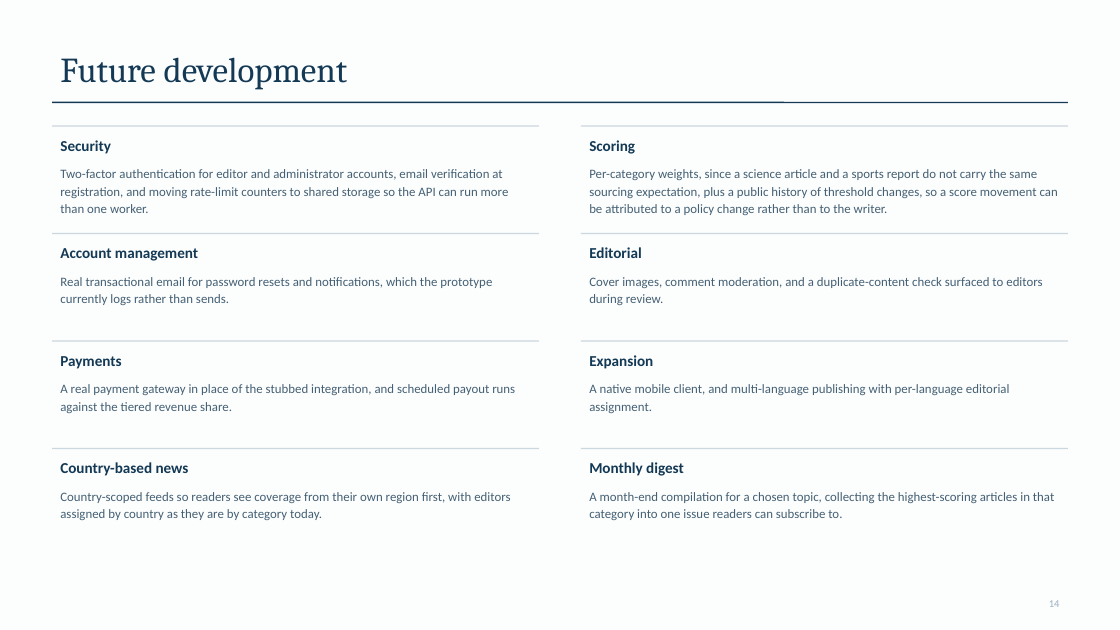
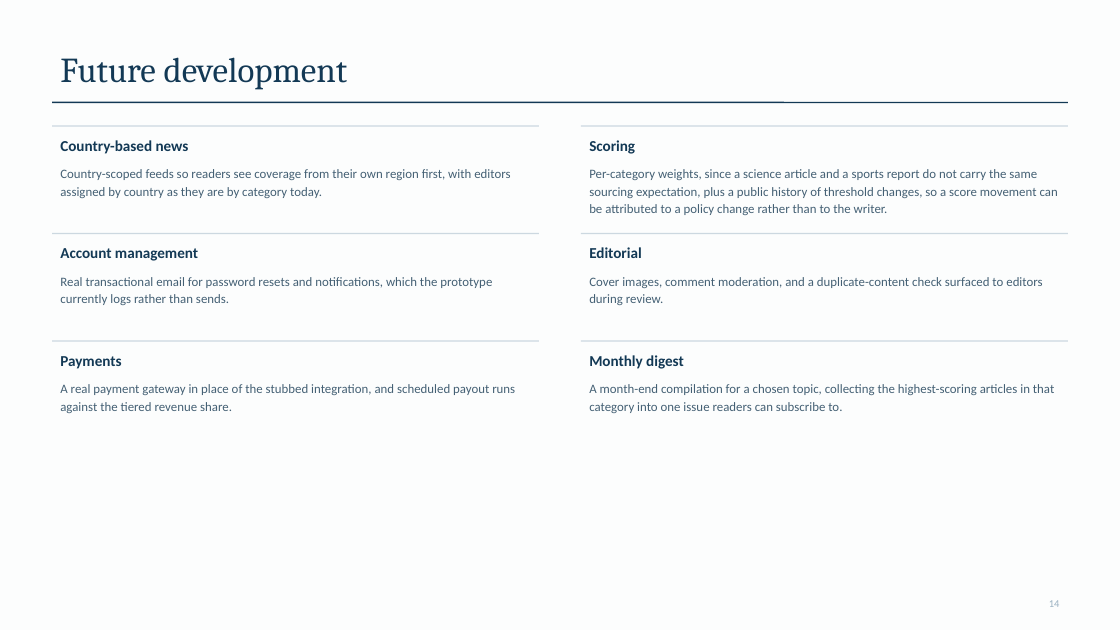
Before and after one commit to MeisterKage/FYP-26-S3-10, a slide deck: slide 14 of FYP-26-S3-10_Presentation_Slides.pptx. Drawn at 1120x630 pixels with LibreOffice and Linux fonts; fonts in the diff are those of the drawing. Boxes give left, top, right and bottom in pixels: in the first picture for what was removed or moved away, otherwise in the second. Text is boxed around its words. In the diff, an @@ line names an element or a change of style, - is before the commit and + after.

```diff
--- a/FYP-26-S3-10_Presentation_Slides.pptx
+++ b/FYP-26-S3-10_Presentation_Slides.pptx
@@ text at bbox=[60, 140, 189, 154]: text changed @@
-Security
+Country-based news
@@ text at bbox=[60, 169, 510, 198]: text changed @@
-Two-factor authentication for editor and administrator accounts, email verification at registration, and moving rate-limit counters to shared storage so the API can run more than one worker.
+Country-scoped feeds so readers see coverage from their own region first, with editors assigned by country as they are by category today.
@@ text "Monthly digest": place and size @@
-text "Monthly digest" at bbox=[589, 462, 684, 476]
+text "Monthly digest" at bbox=[589, 355, 684, 369]
@@ text removed at bbox=[589, 355, 653, 369] @@
-Expansion
@@ text "A month-end compilation for a ...": place and size @@
-text "A month-end compilation for a ..." at bbox=[589, 492, 1054, 520]
+text "A month-end compilation for a ..." at bbox=[589, 384, 1054, 413]
@@ text removed at bbox=[589, 384, 1010, 413] @@
-A native mobile client, and multi-language publishing with per-language editorial assignment.
@@ line removed from (52, 449) to (539, 449) @@
@@ line removed from (581, 449) to (1068, 449) @@
@@ text removed at bbox=[60, 462, 189, 476] @@
-Country-based news
@@ text removed at bbox=[60, 492, 510, 520] @@
-Country-scoped feeds so readers see coverage from their own region first, with editors assigned by country as they are by category today.
```
Also in this commit, not shown: 1 other file.
